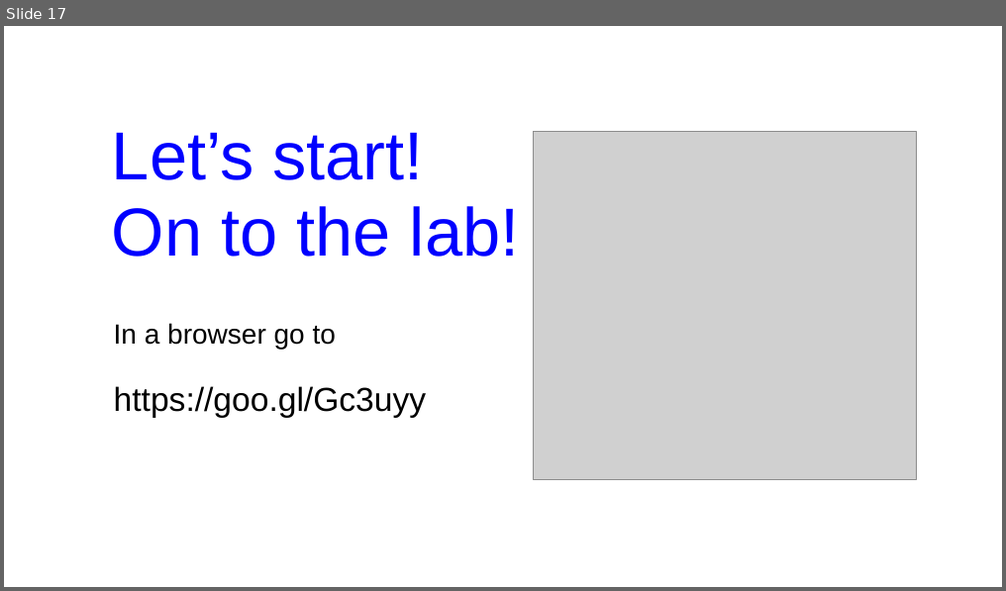
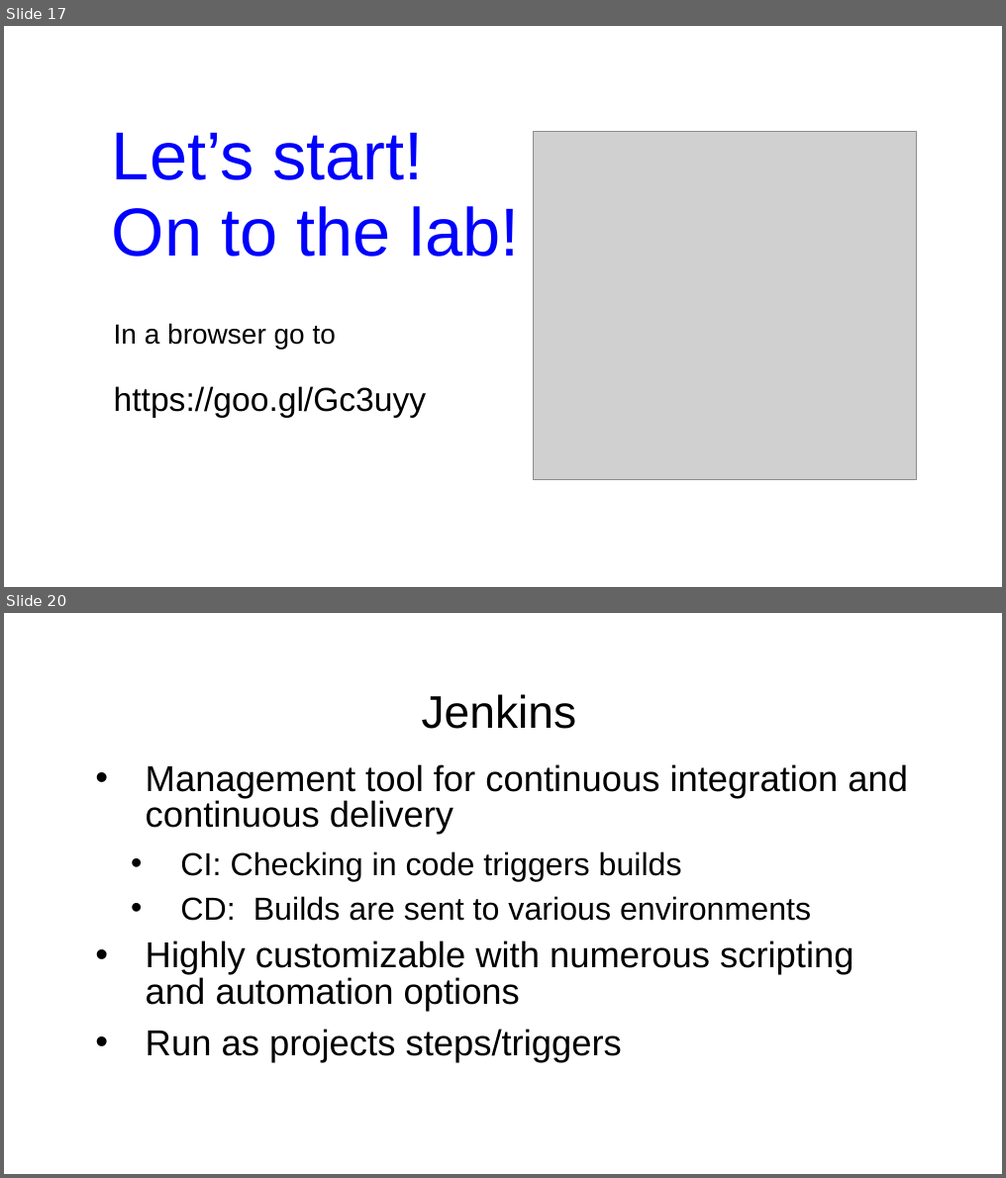
Before and after one commit to boyarsky/OracleCodeOne2018-HOL-Automating-Stack-Groovy, a slide deck: 2018-OracleCodeOne-Authomating Stack.ppt. Shown one above the other, each under a label of ours: slide 17 before the commit, slides 17 and 20 after it; the slides between them are not shown. The pictures are 1006x591 and 1006x1178 pixels, drawn with LibreOffice and Linux fonts; fonts in the diff are those of the drawing; grey boxes stand for pictures; background and template pictures are left out. Boxes give left, top, right and bottom in pixels: in the first picture for what was removed or moved away, otherwise in the second. Text is boxed around its words. In the diff, an @@ line names an element or a change of style, - is before the commit and + after.

```diff
--- a/2018-OracleCodeOne-Authomating Stack.ppt
+++ b/2018-OracleCodeOne-Authomating Stack.ppt
@@ slide 20 added at bbox=[4, 613, 1002, 1174], background picture (left out) @@
@@ title added at bbox=[422, 694, 577, 729], 33 pt, text #000000 @@
+Jenkins
@@ text added at bbox=[146, 764, 908, 1063], 26 pt, text #000000 @@
+• Management tool for continuous integration and continuous delivery
+  • CI: Checking in code triggers builds
+  • CD: Builds are sent to various environments
+• Highly customizable with numerous scripting and automation options
+• Run as projects steps/triggers
@@ page number added at bbox=[728, 1110, 959, 1148], 22 pt, text #FFFFFF @@
+20
```
Also in this commit, not shown: 4 slides changed, 4 other slides added.
